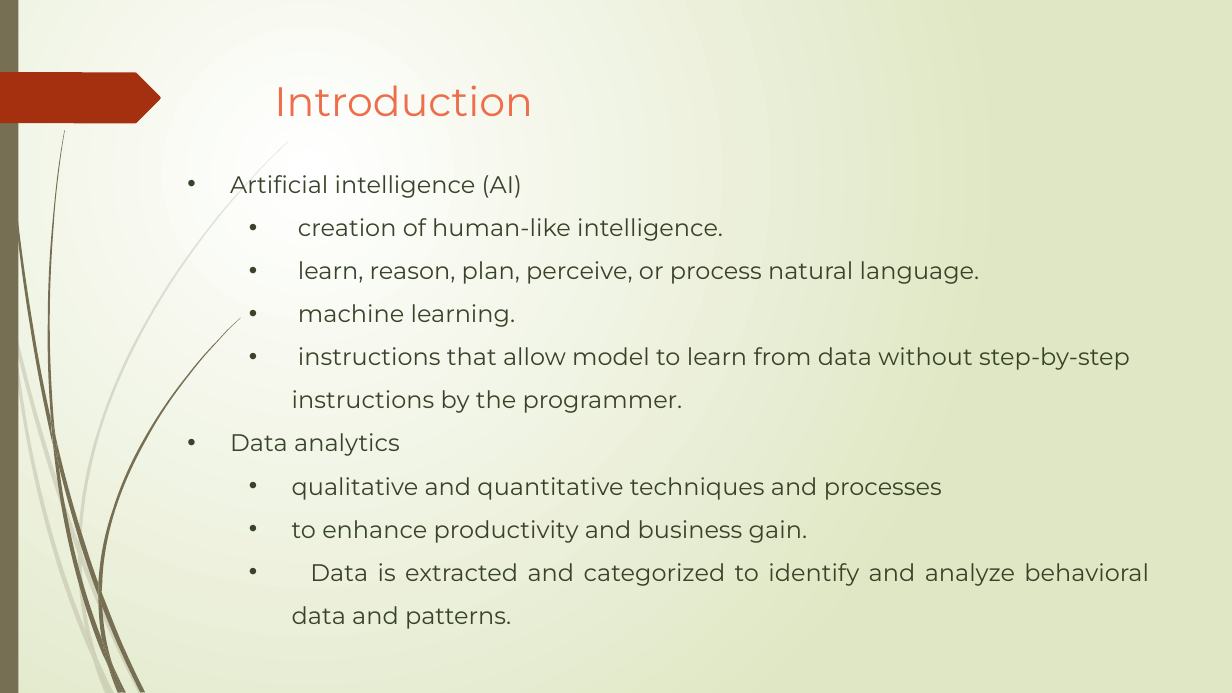
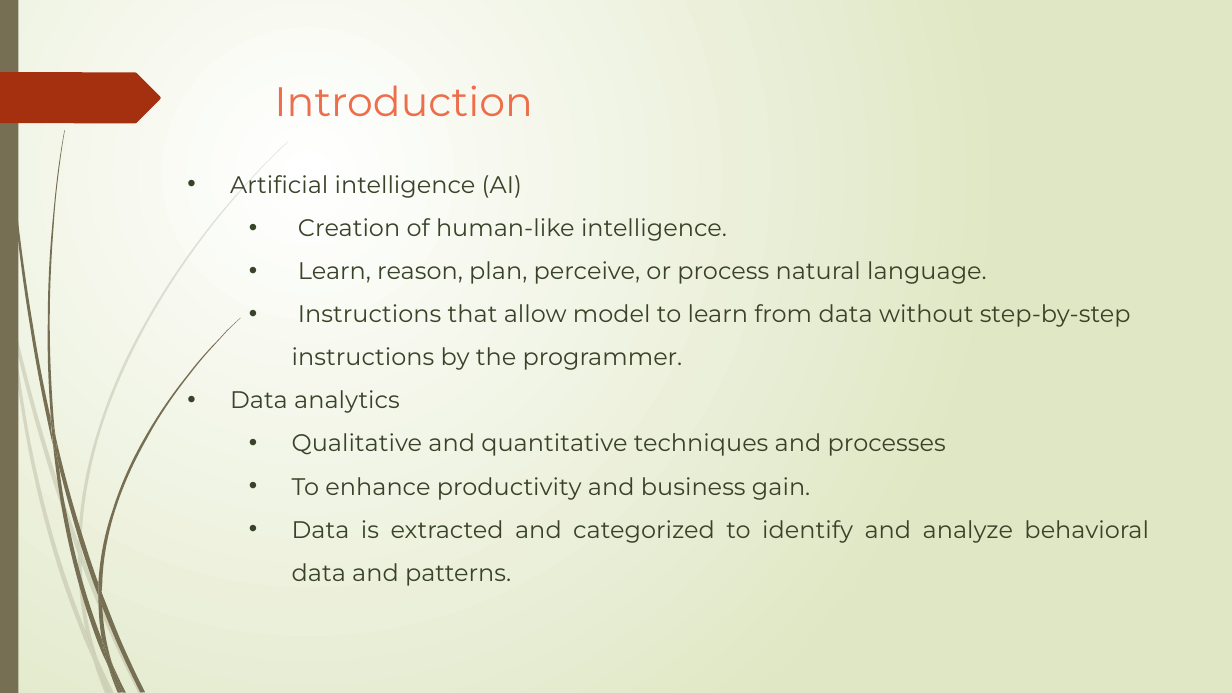
Before and after one commit to NavaneethVijay/vtuproject, a slide deck: slide 2 of Phase-II-Seminar.pptx. Drawn at 1232x693 pixels with LibreOffice and Linux fonts; fonts in the diff are those of the drawing. Boxes give left, top, right and bottom in pixels: in the first picture for what was removed or moved away, otherwise in the second. Text is boxed around its words. In the diff, an @@ line names an element or a change of style, - is before the commit and + after.

```diff
--- a/Phase-II-Seminar.pptx
+++ b/Phase-II-Seminar.pptx
@@ text at <box>292,218,1131,370</box>: text changed @@
-  • creation of human-like intelligence.
-  • learn, reason, plan, perceive, or process natural language.
-  • machine learning.
-  • instructions that allow model to learn from data without step-by-step instructions by the programmer.
+  • Creation of human-like intelligence.
+  • Learn, reason, plan, perceive, or process natural language.
+  • Instructions that allow model to learn from data without step-by-step instructions by the programmer.
@@ text at <box>292,433,946,500</box>: text changed @@
-  • qualitative and quantitative techniques and processes
-  • to enhance productivity and business gain.
+  • Qualitative and quantitative techniques and processes
+  • To enhance productivity and business gain.
```
Also in this commit, not shown: 2 other slides changed.
